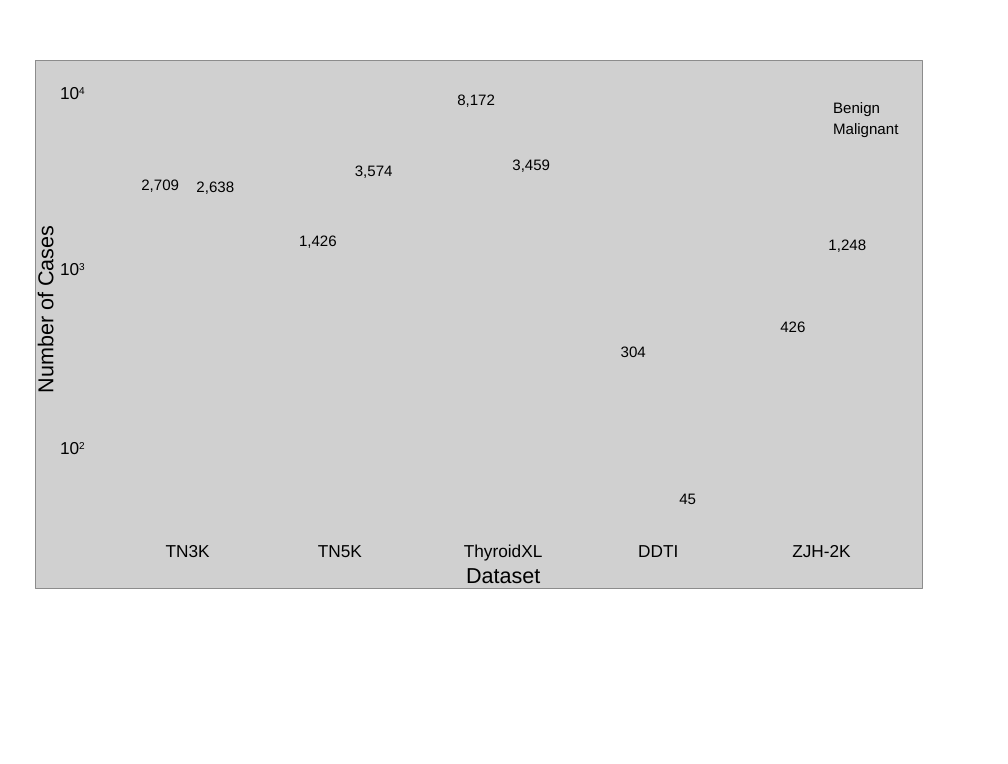
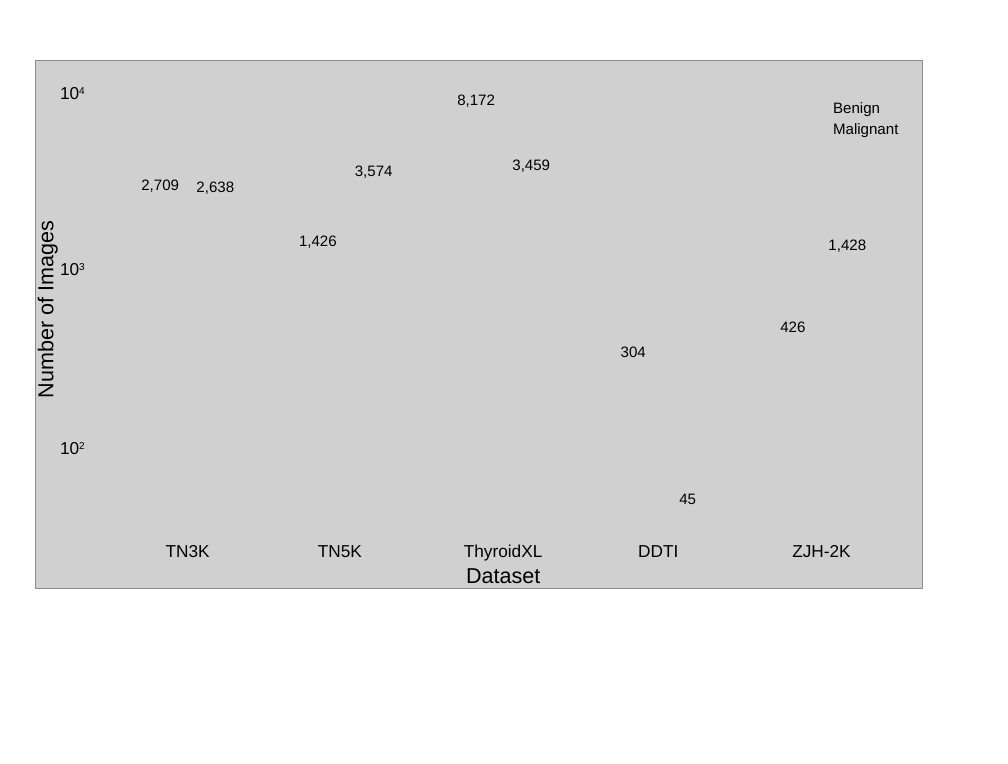
Before and after one commit to ordinary7Zz/my_plot_images, a slide deck: slide 2 of pptx/data_statistics.pptx. Drawn at 1008x764 pixels with LibreOffice and Linux fonts; fonts in the diff are those of the drawing; grey boxes stand for pictures. Boxes give left, top, right and bottom in pixels: in the first picture for what was removed or moved away, otherwise in the second. Text is boxed around its words. In the diff, an @@ line names an element or a change of style, - is before the commit and + after.

```diff
--- a/pptx/data_statistics.pptx
+++ b/pptx/data_statistics.pptx
@@ text at (34, 228, 58, 396): text changed @@
-Number of Cases
+Number of Images
@@ text at (828, 239, 866, 252): text changed @@
-1,248
+1,428
```
Also in this commit, not shown: 1 other slide changed, 1 slide added, 19 other files.
